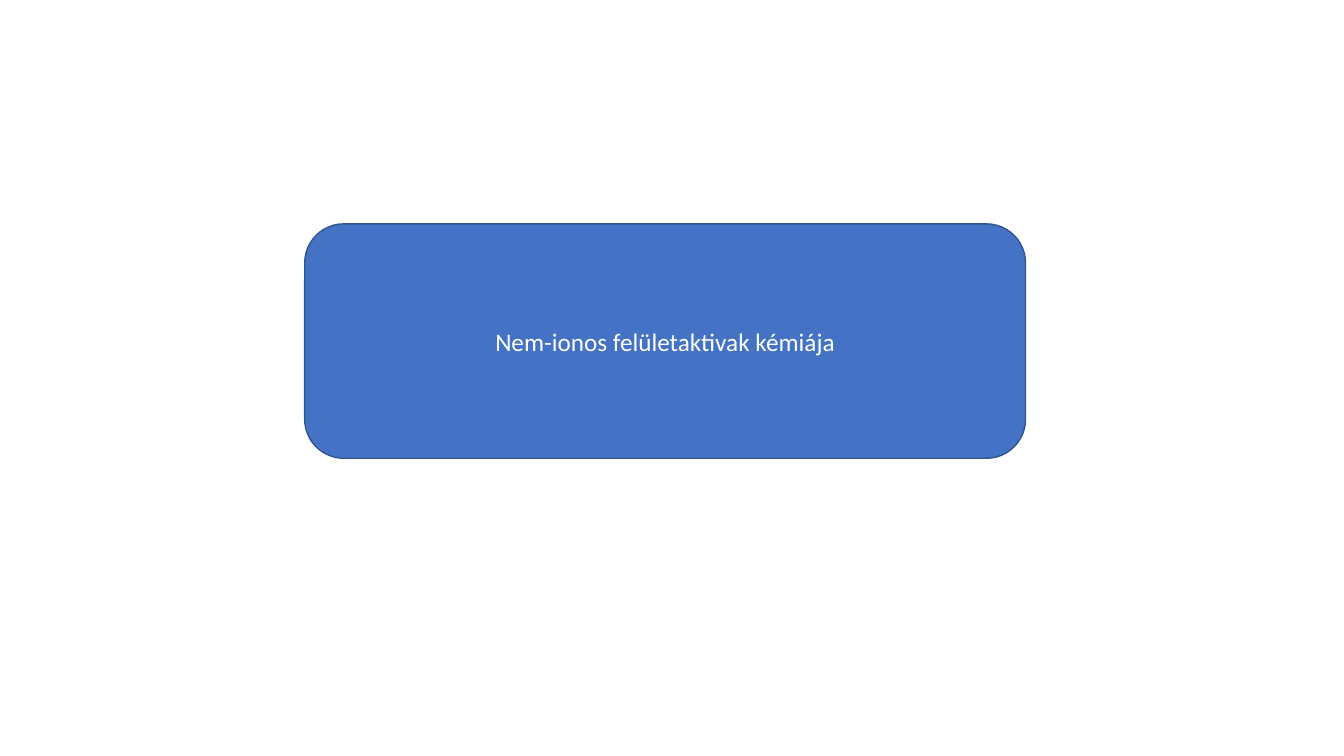
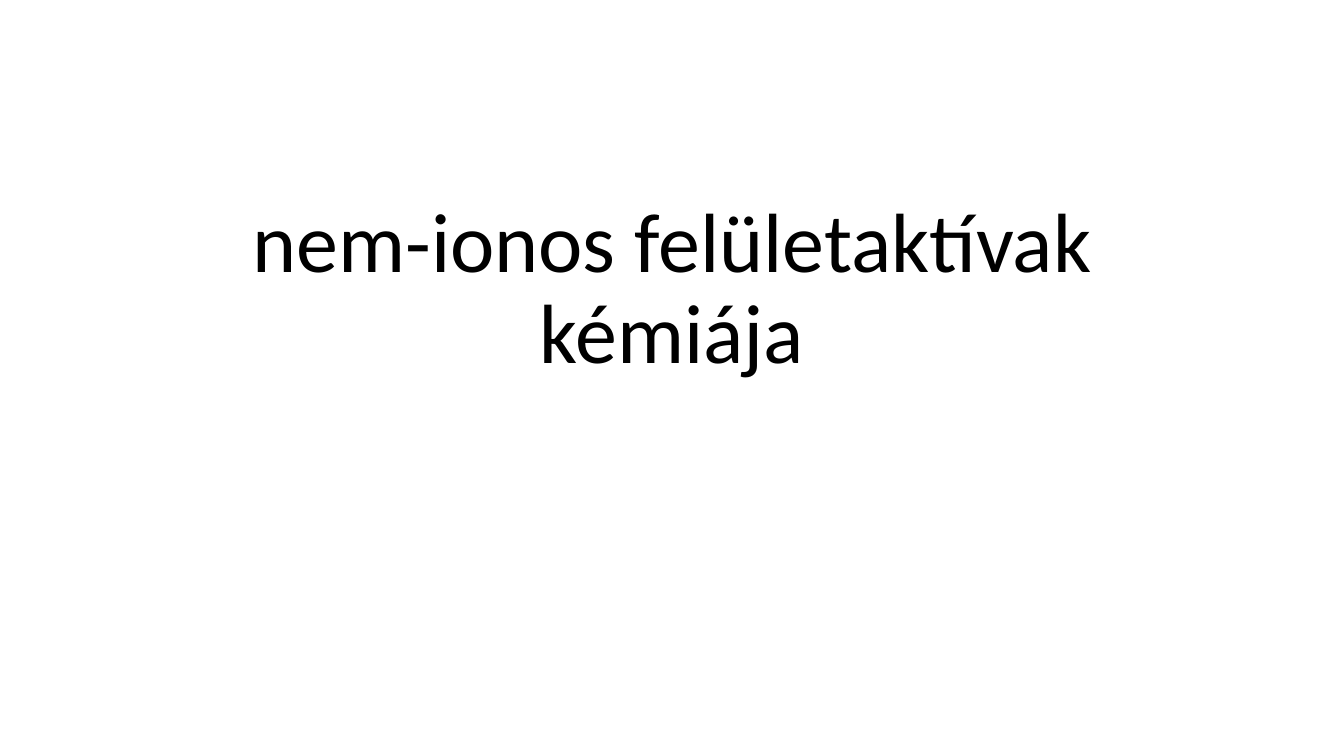
Before and after one commit to LilianaBohus/chemistry-presenations, a slide deck: slide 48 of formulations-and-surfactants.pptx (slide 47 before the commit). Drawn at 1344x756 pixels with LibreOffice and Linux fonts; fonts in the diff are those of the drawing. Boxes give left, top, right and bottom in pixels: in the first picture for what was removed or moved away, otherwise in the second. Text is boxed around its words. In the diff, an @@ line names an element or a change of style, - is before the commit and + after.

```diff
--- a/formulations-and-surfactants.pptx
+++ b/formulations-and-surfactants.pptx
@@ title "nem-ionos felületaktívak kémiája": place and size @@
-title "nem-ionos felületaktívak kémiája" at <box>304,224,1025,459</box>
+title "nem-ionos felületaktívak kémiája" at <box>252,213,1091,378</box>
@@ title "nem-ionos felületaktívak kémiája" at <box>252,213,1091,378</box>: vertical alignment middle to bottom; fill #4472C4 to none; outline #325491 1 pt to none @@
@@ title at <box>252,213,1091,378</box>: text changed; size 18 to 60 pt; text colour #FFFFFF to #000000 @@
-Nem-ionos felületaktivak kémiája
+nem-ionos felületaktívak kémiája
```
Also in this commit, not shown: 3 other slides changed, 4 slides added, 3 slides removed.
